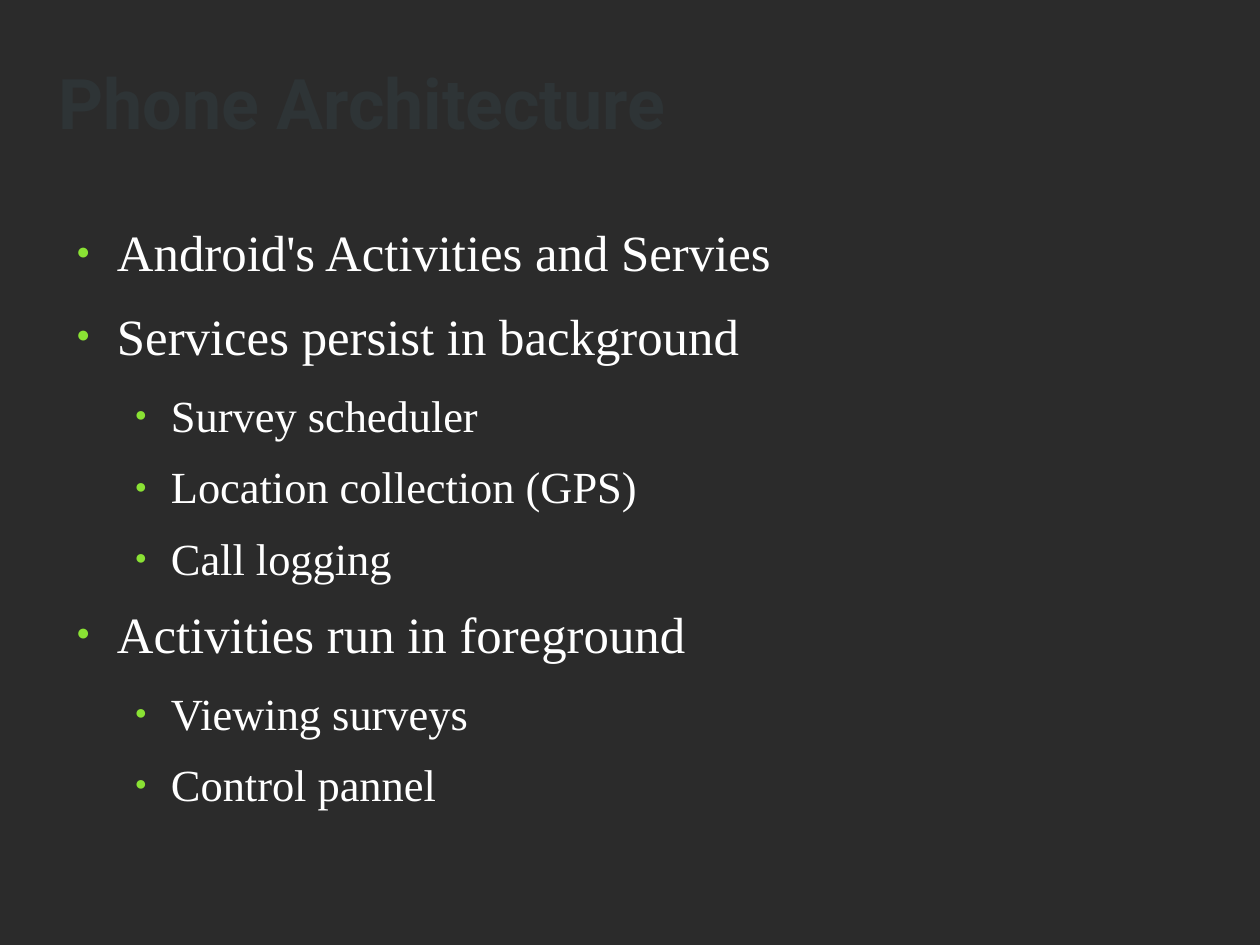
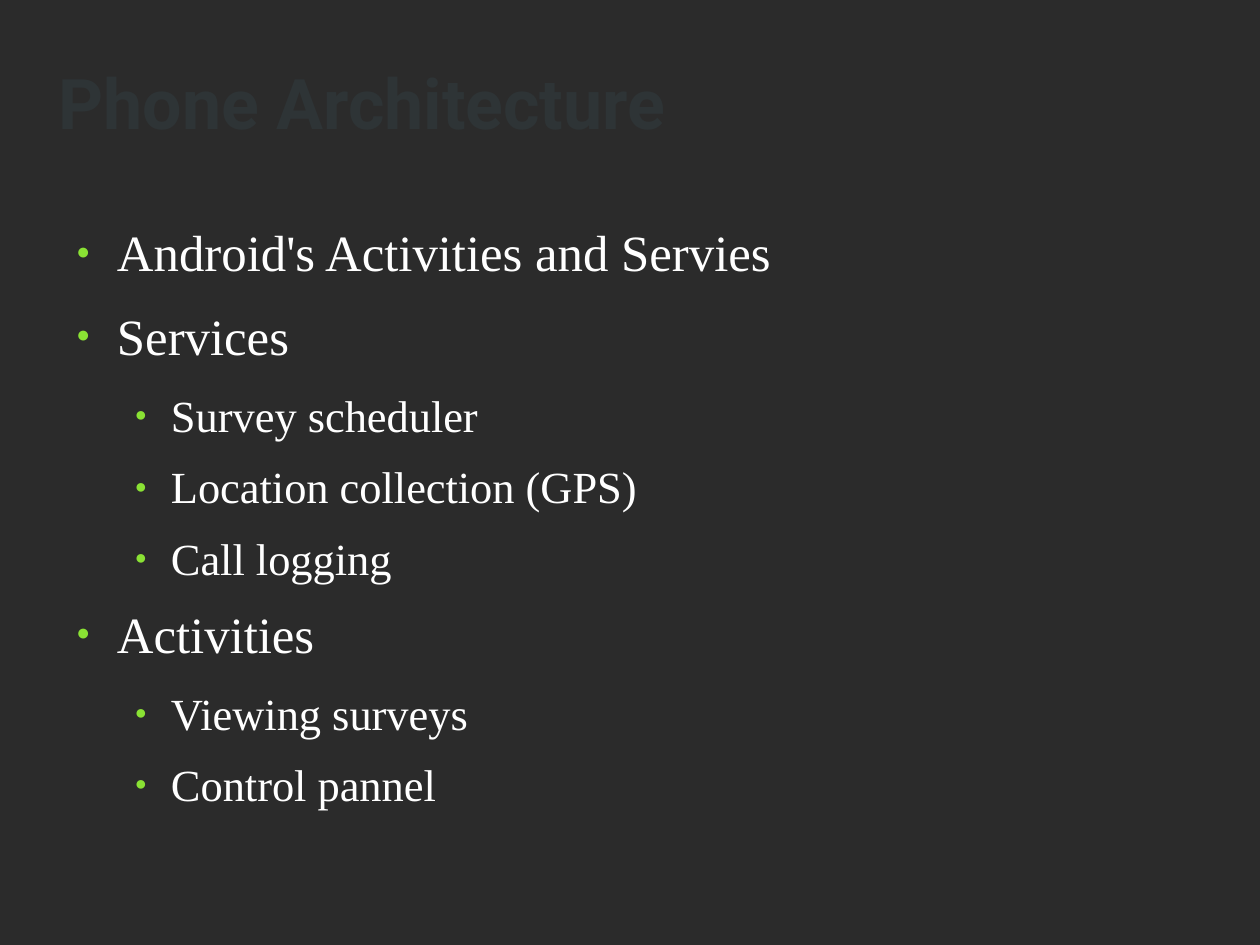
Before and after one commit to aewalker/Survey-Droid, a slide deck: slide 11 of doc/presentation-slides.odp. Drawn at 1260x945 pixels with LibreOffice and Linux fonts; fonts in the diff are those of the drawing; background and template pictures are left out; a plain dark background stands for a picture behind light text. Boxes give left, top, right and bottom in pixels: in the first picture for what was removed or moved away, otherwise in the second. Text is boxed around its words. In the diff, an @@ line names an element or a change of style, - is before the commit and + after.

```diff
--- a/doc/presentation-slides.odp
+++ b/doc/presentation-slides.odp
@@ text at box(117, 321, 289, 356): text changed @@
-● Services persist in background
+● Services
@@ text at box(117, 619, 314, 654): text changed @@
-● Activities run in foreground
+● Activities
```
Also in this commit, not shown: 9 other slides changed, 2 other files.
